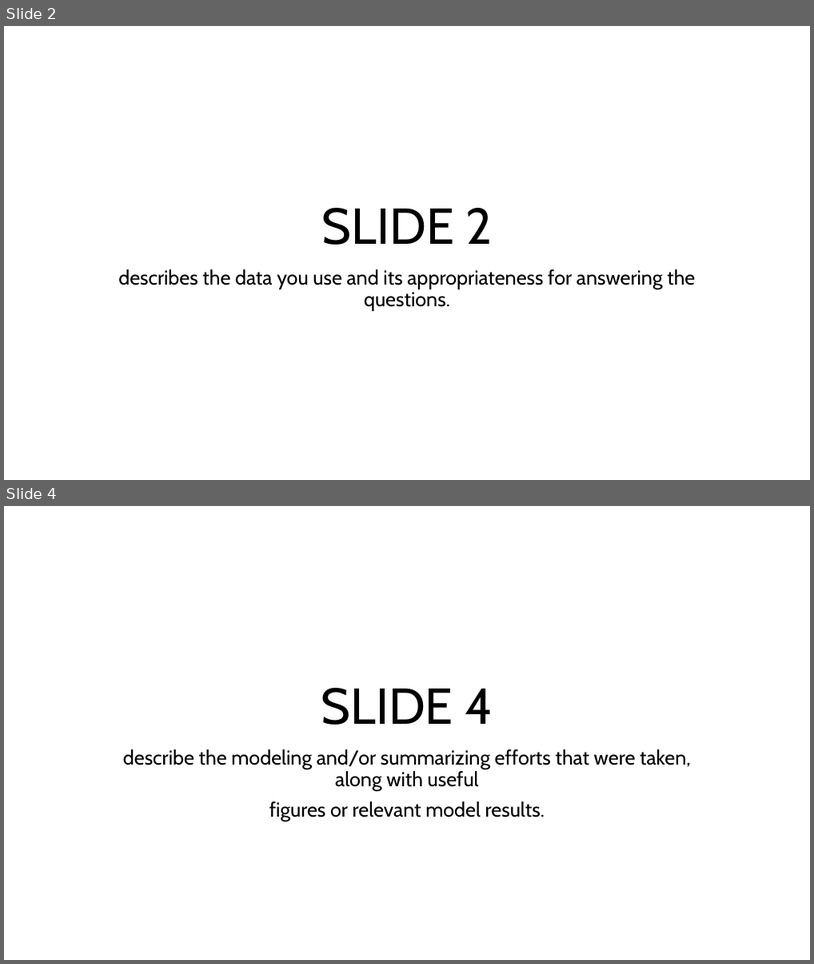
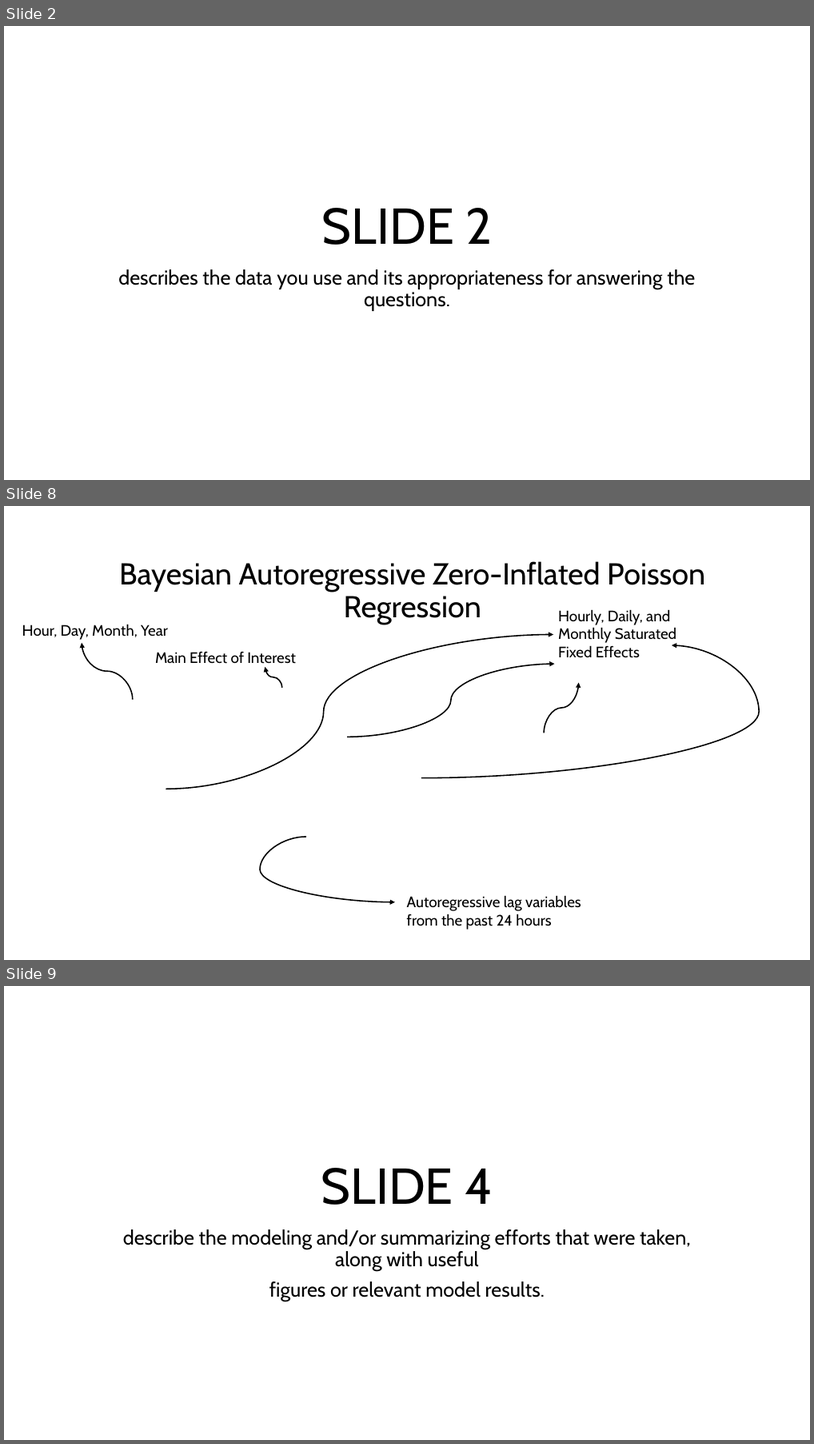
Before and after one commit to SamLeeBYU/ChicagoCrimes, a slide deck: Competition.pptx. Shown one above the other, each under a label of ours: slides 2 and 4 before the commit, slides 2, 8 and 9 after it; the slides between them are not shown. The pictures are 814x964 and 814x1444 pixels, drawn with LibreOffice and Linux fonts; fonts in the diff are those of the drawing; grey boxes stand for pictures. Boxes give left, top, right and bottom in pixels: in the first picture for what was removed or moved away, otherwise in the second. Text is boxed around its words. In the diff, an @@ line names an element or a change of style, - is before the commit and + after.

Commit message:
Recompile Bayesian Model

```diff
--- a/Competition.pptx
+++ b/Competition.pptx
@@ slide 8 added at bbox=[4, 506, 810, 960], background #FFFFFF @@
@@ title added at bbox=[119, 561, 706, 624], 36 pt, text #000000 @@
+Bayesian Autoregressive Zero-Inflated Poisson Regression
@@ text added at bbox=[22, 624, 168, 640], 18 pt, text #000000 @@
+Hour, Day, Month, Year
@@ text added at bbox=[558, 609, 677, 658], 18 pt, text #000000 @@
+Hourly, Daily, and Monthly Saturated Fixed Effects
@@ curved arrow added from (133, 700) to (82, 643), #000000 1.5 pt @@
@@ curved arrow added from (166, 788) to (554, 634), #000000 1.5 pt @@
@@ curved arrow added from (422, 778) to (672, 645), #000000 1.5 pt @@
@@ text added at bbox=[155, 652, 296, 664], 18 pt, text #000000 @@
+Main Effect of Interest
@@ curved arrow added from (282, 688) to (266, 667), #000000 1.5 pt @@
@@ curved arrow added from (348, 736) to (555, 664), #000000 1.5 pt @@
@@ curved arrow added from (544, 733) to (579, 683), #000000 1.5 pt @@
@@ curved arrow added from (306, 836) to (395, 902), #000000 1.5 pt @@
@@ text added at bbox=[407, 895, 582, 929], 18 pt, text #000000 @@
+Autoregressive lag variables from the past 24 hours
@@ what was slide 4 is now slide 9 @@
```
Also in this commit, not shown: 5 other slides added, 1 slide removed, 4 other files.
